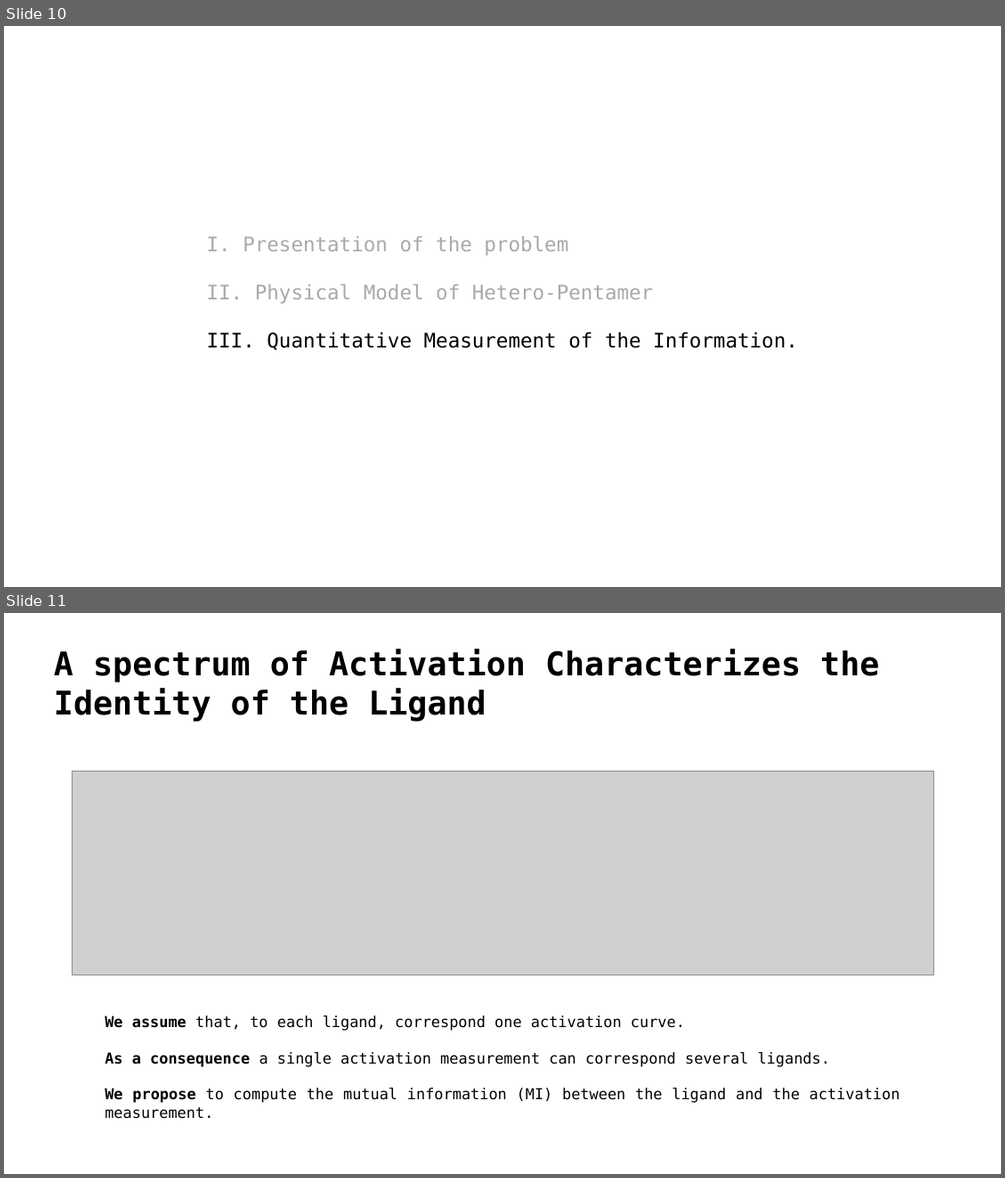
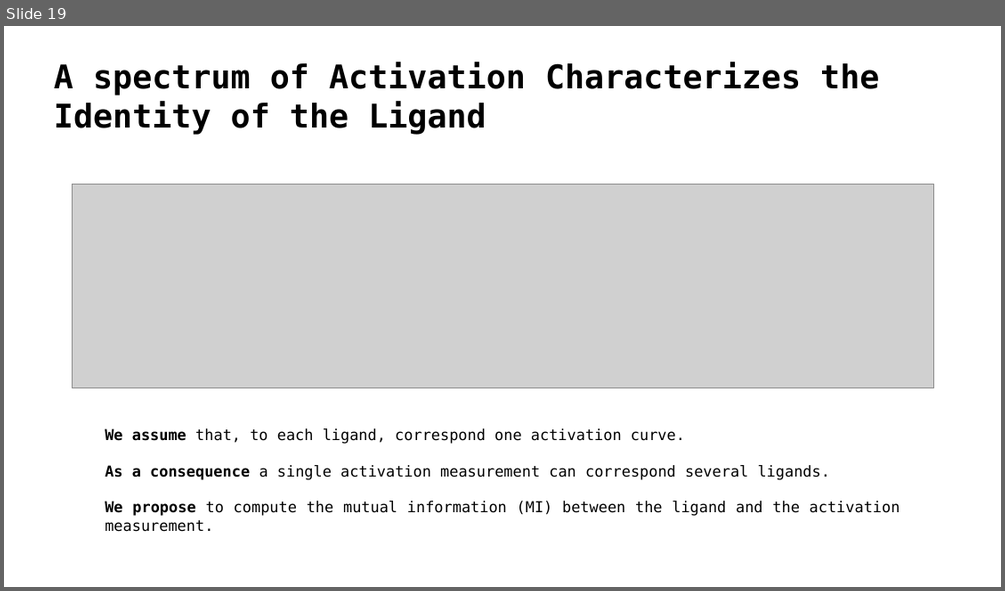
Before and after one commit to HugoLeRoy94/octopus_smelling, a slide deck: presentation/meeting_w_exp_team.odp. Shown one above the other, each under a label of ours: slides 10 and 11 before the commit, slide 19 after it. The pictures are 1005x1178 and 1005x591 pixels, drawn with LibreOffice and Linux fonts; fonts in the diff are those of the drawing; grey boxes stand for pictures; background and template pictures are left out. Boxes give left, top, right and bottom in pixels: in the first picture for what was removed or moved away, otherwise in the second. Text is boxed around its words. In the diff, an @@ line names an element or a change of style, - is before the commit and + after.

```diff
--- a/presentation/meeting_w_exp_team.odp
+++ b/presentation/meeting_w_exp_team.odp
@@ slide 10 removed at (4, 26, 1001, 587), background #FFFFFF @@
@@ text removed at (207, 236, 798, 350) @@
-I. Presentation of the problem
-II. Physical Model of Hetero-Pentamer
-III. Quantitative Measurement of the Information.
@@ what was slide 11 is now slide 19 @@
```
Also in this commit, not shown: 10 slides changed, 9 slides added, 4 other files.
